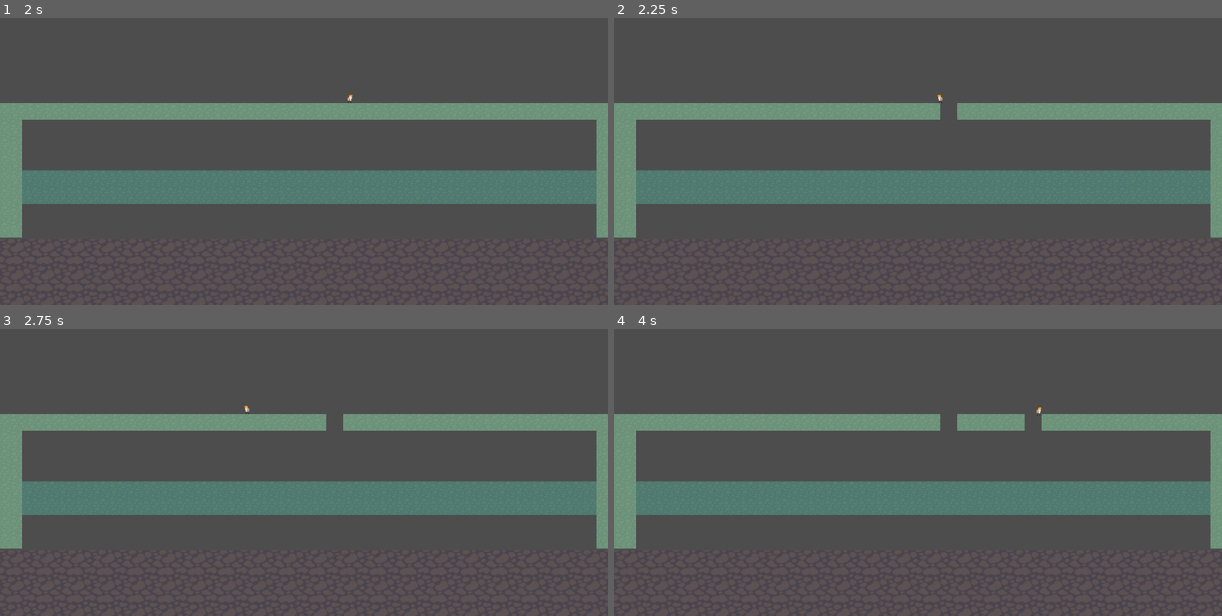
Above: before the commit, frames 1-4 (two rows, left to right).
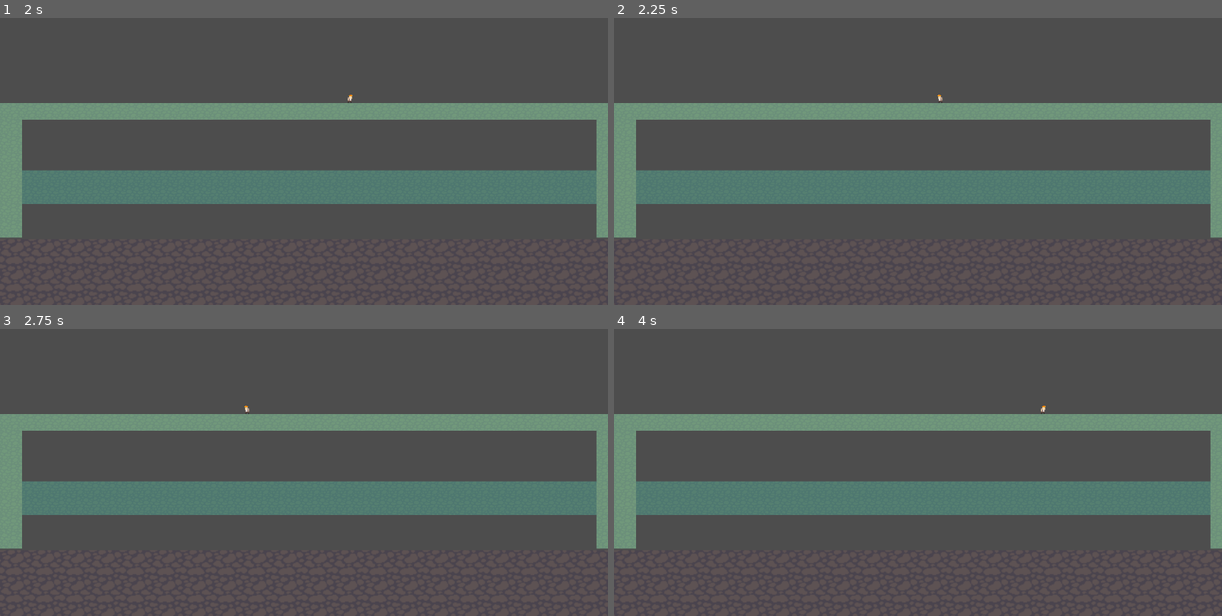
Above: after the commit, the same moments.

Repository: JoeForster/super_orpheus_land
Game: Godot game, scene res://TestWorld.tscn
The game is run twice, just before and just after one commit, with the same random seed, the same clock (stepped at 60 frames per second) and the same inputs.
Inputs:
- Up to frame 1 (2 s): tap Enter at 0.5 s; hold Space (dig) 0.53-1.28 s; hold Right (move_right) from 0.53 s (still down); tap W (jump) at 0.77, 1.52 s; tap Space (dig) at 1.35 s
- Up to frame 2 (2.25 s): release Right (move_right) at 2.03 s; hold Left (move_left) from 2.03 s (still down); hold Space (dig) from 2.03 s (still down)
- Up to frame 3 (2.75 s): keep holding Left (move_left); keep holding Space (dig)
- Up to frame 4 (4 s): release Left (move_left) at 2.78 s; release Space (dig) at 2.78 s; hold Right (move_right) from 2.78 s (still down); tap Space (dig) at 2.85 s; tap W (jump) at 3.02, 3.77 s; hold Space (dig) from 3.53 s (still down)

Frame 1 is identical in both runs. In frame 2, 0.2% of the frame differs, in the area x 53-57%, y 29-36%; in frame 3, 0.2%; in frame 4, 0.4%, in the area x 53-72%, y 26-36%.

Commit message:
Added LandTiles.gd script and implemented dig health logic using custom dict

Diff:
--- /dev/null
+++ b/LandTiles.gd
@@ -0,0 +1,28 @@
+extends TileMap
+
+const LAYER_HITPOINTS = "hitpoints"
+const DIG_LAYER_INDEX = 0
+
+var terrain_health_map : Dictionary
+
+func dig(global_pos):
+	var dig_local_pos = to_local(global_pos)
+	var dig_local_coords = local_to_map(dig_local_pos)
+
+	var tile_hitpoints = terrain_health_map.get(dig_local_coords)
+	if tile_hitpoints == null:
+		tile_hitpoints = -1
+		var tile_data = get_cell_tile_data(0, dig_local_coords)
+		if tile_data != null:
+			tile_hitpoints = tile_data.get_custom_data(LAYER_HITPOINTS)
+
+	if tile_hitpoints > 0:
+		tile_hitpoints -= 1
+
+	if tile_hitpoints == 0:
+		erase_cell(DIG_LAYER_INDEX, dig_local_coords)
+		terrain_health_map.erase(dig_local_coords)
+	else:
+		terrain_health_map[dig_local_coords] = tile_hitpoints
+
+	print("tile_hitpoints: ", tile_hitpoints)
--- a/Player.gd
+++ b/Player.gd
@@ -3,14 +3,28 @@
 
 const SPEED = 300.0
 const JUMP_VELOCITY = -400.0
-const DIG_PERIOD = 1.0
+const DIG_PERIOD = 0.1
 const DIG_OFFSET = Vector2(32, 32)
-const DIG_LAYER_INDEX = 0
 
 # Get the gravity from the project settings to be synced with RigidBody nodes.
 var gravity = ProjectSettings.get_setting("physics/2d/default_gravity")
 
 var dig_timer = DIG_PERIOD
+
+func _update_dig(delta):
+	dig_timer -= delta
+	if dig_timer <= 0:
+		dig_timer = DIG_PERIOD
+		# Go a raycast diagonally to attempt a dig in front of the character
+		var space_state = get_world_2d().direct_space_state
+		var raycast_query = PhysicsRayQueryParameters2D.create(global_position, global_position + DIG_OFFSET)
+		raycast_query.exclude = [self]
+		var raycast_result = space_state.intersect_ray(raycast_query)
+		if not raycast_result.is_empty():
+			var tilemap_collided = raycast_result.collider as TileMap
+			if tilemap_collided != null:
+				var dig_global_pos = raycast_result.position
+				tilemap_collided.dig(dig_global_pos)
 
 func _physics_process(delta):
 	# Add the gravity.
@@ -23,25 +37,7 @@
 
 	# Handle dig.
 	if Input.is_action_pressed("dig"):
-		dig_timer -= delta
-		if dig_timer <= 0:
-			dig_timer = DIG_PERIOD
-			# Go a raycast diagonally to attempt a dig in front of the character
-			var space_state = get_world_2d().direct_space_state
-			var raycast_query = PhysicsRayQueryParameters2D.create(global_position, global_position + DIG_OFFSET)
-			raycast_query.exclude = [self]
-			var raycast_result = space_state.intersect_ray(raycast_query)
-			# TODO don't just delete everything!
-			if not raycast_result.is_empty():
-				print("DIG OBJECT: ", raycast_result.collider)
-				#floor_collided.get_collider().queue_free()
-				var tilemap_collided = raycast_result.collider as TileMap
-				if tilemap_collided != null:
-					var hack_dig_pos = global_position
-					hack_dig_pos.y += 32
-					var hit_local_pos = tilemap_collided.to_local(hack_dig_pos)
-					var hit_local_coords = tilemap_collided.local_to_map(hit_local_pos)
-					tilemap_collided.erase_cell(DIG_LAYER_INDEX, hit_local_coords)
+		_update_dig(delta)
 
 	var direction = Input.get_axis("move_left", "move_right")
 	if direction:
--- a/TestWorld.tscn
+++ b/TestWorld.tscn
@@ -34,6 +34,7 @@
 [ext_resource type="Texture2D" uid="uid://6n45tvbi5pyn" path="res://assets/character/player/wall/wall2.png" id="32_eryh7"]
 [ext_resource type="Texture2D" uid="uid://csfu2ac0ixfo0" path="res://assets/tiles/earth_tiles.png" id="33_0fcu0"]
 [ext_resource type="Texture2D" uid="uid://dxu7kbyvyuwdo" path="res://assets/character/player/wall/wall3.png" id="33_rt4f7"]
+[ext_resource type="Script" path="res://LandTiles.gd" id="34_c752n"]
 
 [sub_resource type="SpriteFrames" id="SpriteFrames_vwpxq"]
 animations = [{
@@ -171,20 +172,25 @@
 0:0/0/physics_layer_0/linear_velocity = Vector2(0, 0)
 0:0/0/physics_layer_0/angular_velocity = 0.0
 0:0/0/physics_layer_0/polygon_0/points = PackedVector2Array(-16, -16, 16, -16, 16, 16, -16, 16)
+0:0/0/custom_data_0 = 5
 1:0/0 = 0
 1:0/0/physics_layer_0/linear_velocity = Vector2(0, 0)
 1:0/0/physics_layer_0/angular_velocity = 0.0
 1:0/0/physics_layer_0/polygon_0/points = PackedVector2Array(-16, -16, 16, -16, 16, 16, -16, 16)
+1:0/0/custom_data_0 = 10
 2:0/0 = 0
 2:0/0/physics_layer_0/linear_velocity = Vector2(0, 0)
 2:0/0/physics_layer_0/angular_velocity = 0.0
 2:0/0/physics_layer_0/polygon_0/points = PackedVector2Array(-16, -16, 16, -16, 16, 16, -16, 16)
+2:0/0/custom_data_0 = 20
 
 [sub_resource type="TileSet" id="TileSet_y6eax"]
 tile_size = Vector2i(32, 32)
 occlusion_layer_0/light_mask = 1
 physics_layer_0/collision_layer = 1
 navigation_layer_0/layers = 1
+custom_data_layer_0/name = "hitpoints"
+custom_data_layer_0/type = 2
 sources/1 = SubResource("TileSetAtlasSource_5270b")
 
 [sub_resource type="WorldBoundaryShape2D" id="WorldBoundaryShape2D_aenl4"]
@@ -212,7 +218,7 @@
 position = Vector2(0.5, 0)
 shape = SubResource("RectangleShape2D_ckq11")
 
-[node name="TileMap" type="TileMap" parent="."]
+[node name="LandTiles" type="TileMap" parent="."]
 position = Vector2(234, 296)
 tile_set = SubResource("TileSet_y6eax")
 cell_quadrant_size = 32
@@ -227,6 +233,7 @@
 layer_1/y_sort_origin = 0
 layer_1/z_index = 0
 layer_1/tile_data = PackedInt32Array()
+script = ExtResource("34_c752n")
 
 [node name="ParallaxBackground" type="ParallaxBackground" parent="."]
 
Not shown: 1 places in TestWorld.tscn that only renumber resources
